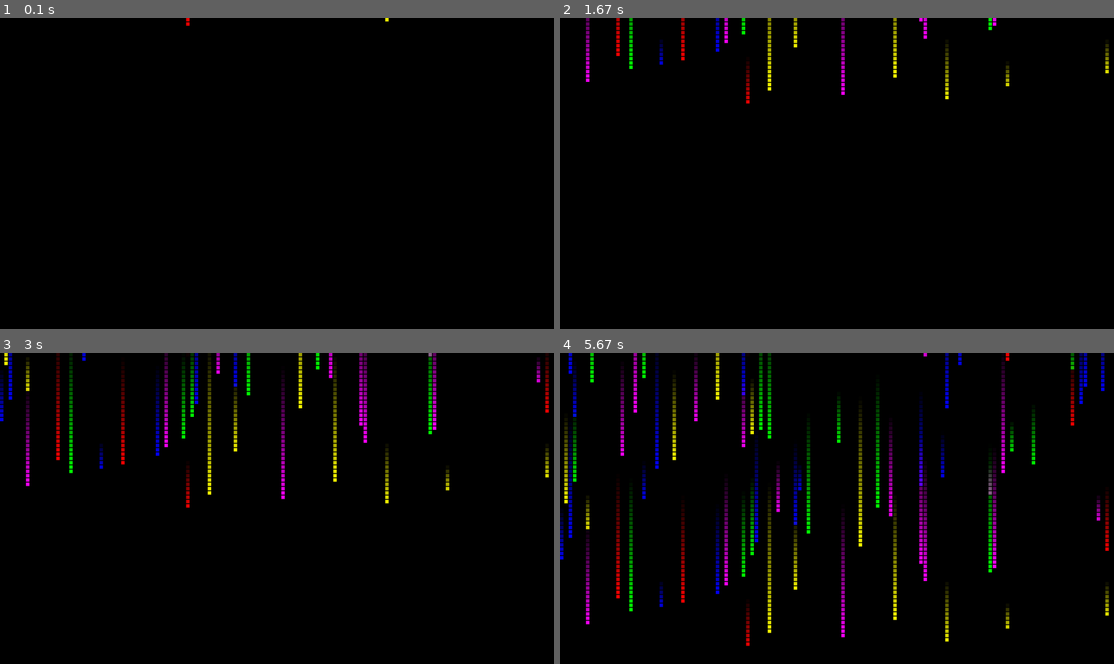
Above: before the commit, frames 1-4 (two rows, left to right).
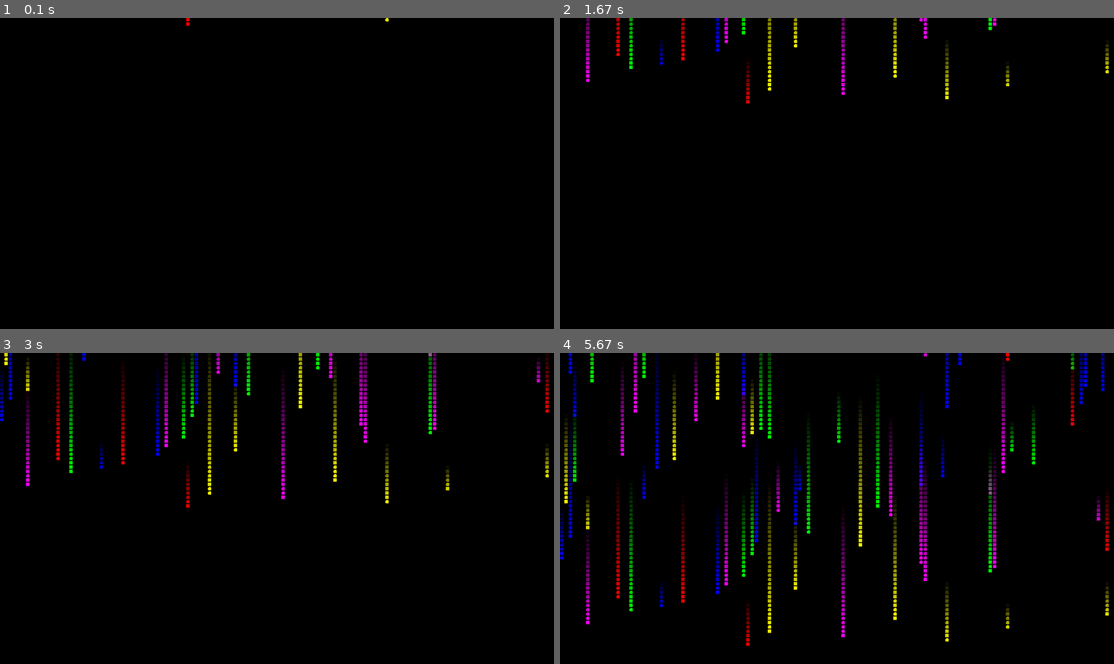
Above: after the commit, the same moments.

Repository: JermaEnjoyer10000000000/PFDA
Game: pygame game, started from c08/rain.py
Same seed, same stepped clock (60 frames per second), same inputs: the game is played once before the commit and once after it.
Inputs:
- Up to frame 1 (0.1 s): no input
- Up to frame 2 (1.67 s): no input
- Up to frame 3 (3 s): no input
- Up to frame 4 (5.67 s): no input

The runs differ from the first frame. In frame 1, less than 0.1% of the frame differs, in the area x 69-71%, y 0-2%; in frame 2, 0.2%; in frame 3, 0.5%; in frame 4, 1.0%, in the area x 0-100%, y 0-93%.

Commit message:
Circles now updated to display on surface

Diff:
--- a/c08/rain.py
+++ b/c08/rain.py
@@ -52,13 +52,14 @@
         self.life = life
         #pass color into particle trail
         self.color = color
-        shape = random.choice(shapes)
+        self.shapes = shapes
         self.particles = []
 
 
     def update(self, dt):
         #update color of particle
-        particle = Particle(self.pos, size=self.size, life=self.life, color=self.color)
+        particle = Particle(self.pos, size=self.size, life=self.life, color=self.color,
+        shape=random.choice(self.shapes))
         self.particles.insert(0, particle)
         self._update_particles(dt)
         self._update_pos()
